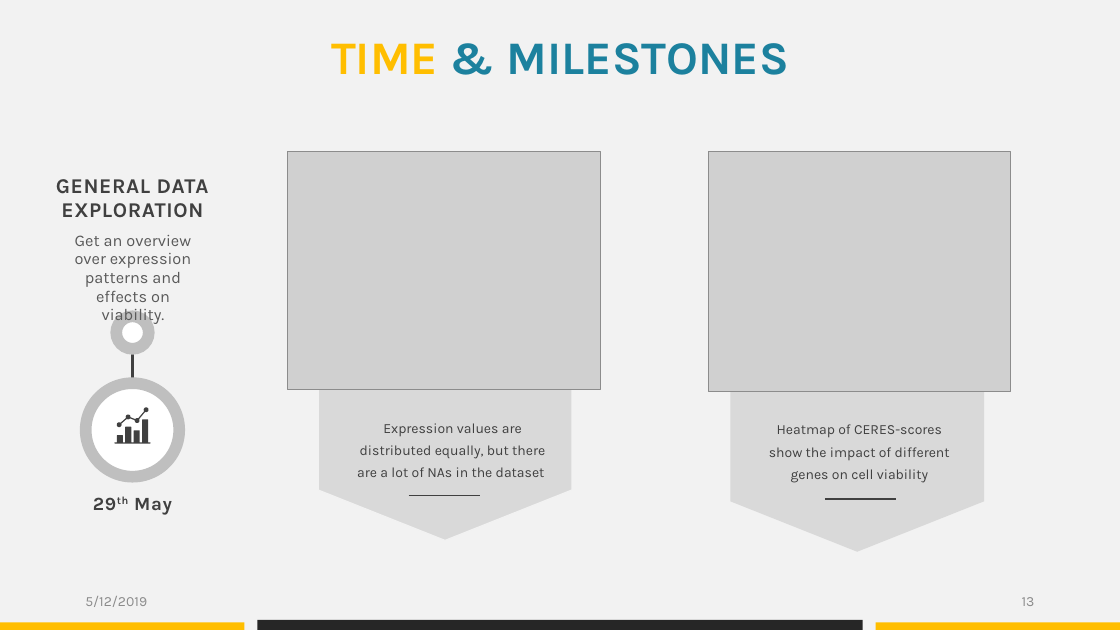
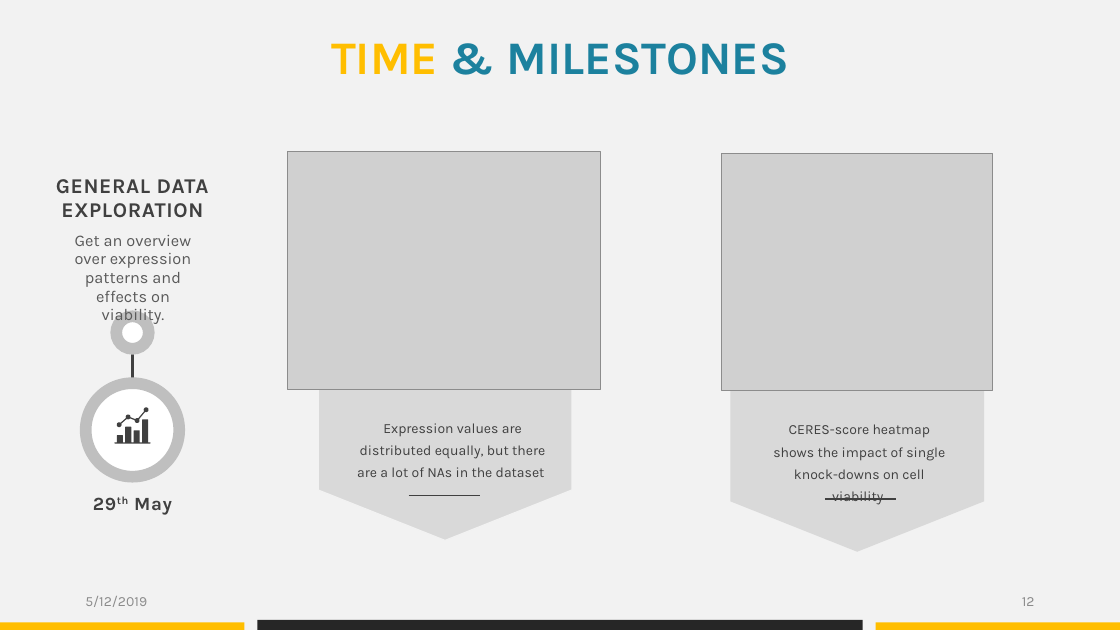
Before and after one commit to datascience-mobi/group-04-project-1-4, a slide deck: slide 12 of Project proposal_presentation_V1.pptx (slide 13 before the commit). Drawn at 1120x630 pixels with LibreOffice and Linux fonts; fonts in the diff are those of the drawing; grey boxes stand for pictures. Boxes give left, top, right and bottom in pixels: in the first picture for what was removed or moved away, otherwise in the second. Text is boxed around its words. In the diff, an @@ line names an element or a change of style, - is before the commit and + after.

```diff
--- a/Project proposal_presentation_V1.pptx
+++ b/Project proposal_presentation_V1.pptx
@@ picture resized from (x1=708, y1=151, x2=1011, y2=392) to (x1=722, y1=153, x2=993, y2=391) @@
@@ text at (x1=773, y1=424, x2=945, y2=479): text changed @@
-Heatmap of CERES-scores show the impact of different genes on cell viability
+CERES-score heatmap shows the impact of single knock-downs on cell viability
@@ page number at (x1=1022, y1=597, x2=1035, y2=606): text changed @@
-13
+12
```
Also in this commit, not shown: 3 other slides changed, 7 slides removed.
